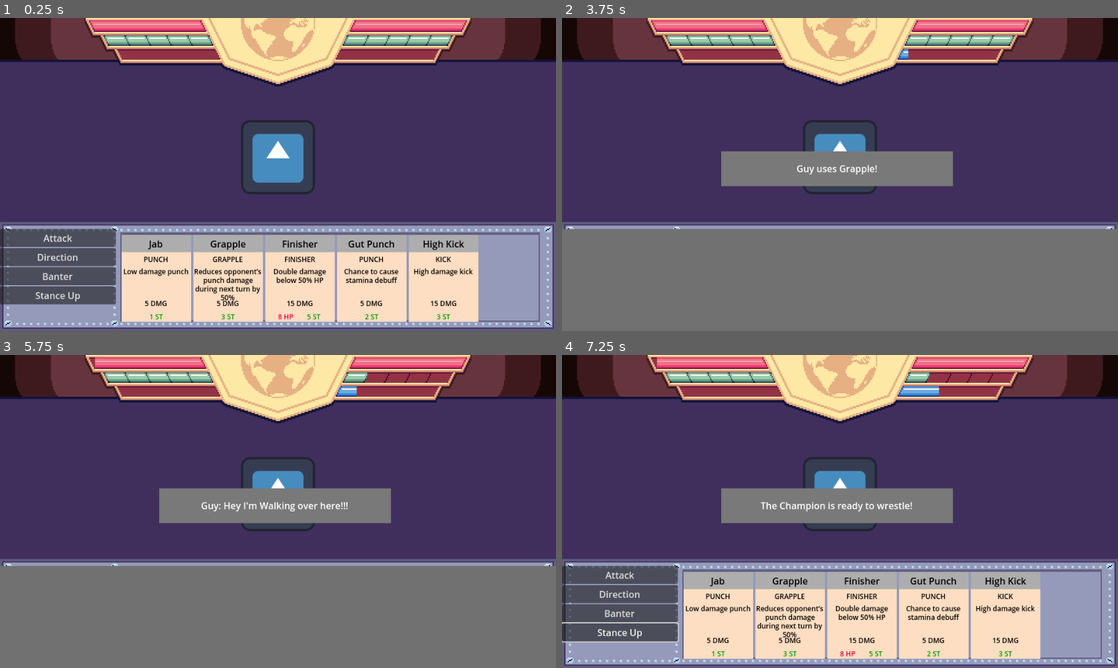
Above: before the commit, frames 1-4 (two rows, left to right).
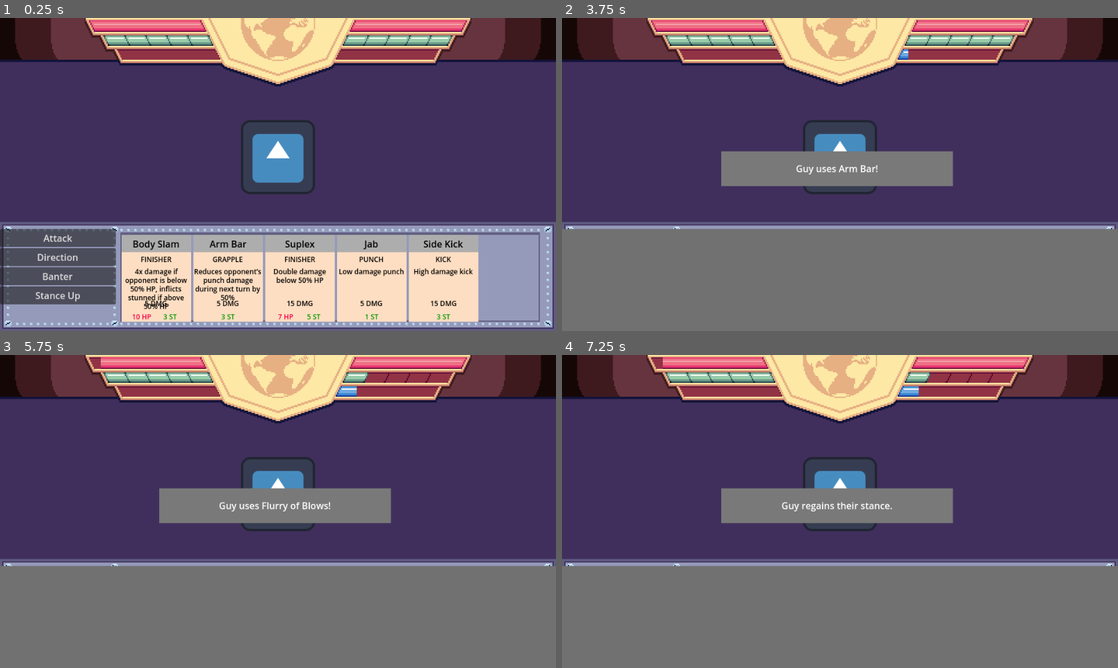
Above: after the commit, the same moments.

Repository: rakthalekk/JameGamWinter2024
Game: Godot game, scene res://src/main.tscn
The game is run twice, just before and just after one commit, with the same random seed, the same clock (stepped at 60 frames per second) and the same inputs. The engine's default icon, where the game draws it, is replaced by a stand-in: a white triangle on a blue panel in a dark square.
Inputs:
- Up to frame 1 (0.25 s): no input
- Up to frame 2 (3.75 s): click "Stance Up" at 0.5 s; click "Attack" at 1.25 s; click "Direction" at 2 s; click "Banter" at 2.75 s; click "Attack" at 3.5 s
- Up to frame 3 (5.75 s): click "Direction" at 4.25 s; click "Banter" at 5 s
- Up to frame 4 (7.25 s): click "Stance Up" at 5.75 s; click "Attack" at 6.5 s

The runs differ from the first frame. In frame 1, 1.5% of the frame differs, in the area x 22-84%, y 71-97%; in frame 2, 0.2%; in frame 3, 0.4%; in frame 4, 31%, in the area x 0-100%, y 0-100%.

Commit message:
most moves working (except flurry)

Diff:
--- a/src/card_data.gd
+++ b/src/card_data.gd
@@ -13,3 +13,4 @@
 @export var stamina_debuff_chance : int
 @export var stunned_chance : int
 @export var unpopular_chance : int
+@export var low_health_damage_multiplier : int
--- a/src/card_database.tscn
+++ b/src/card_database.tscn
@@ -16,8 +16,26 @@
 damage = 5
 stamina_cost = 1
 
+[node name="Cross" type="Sprite2D" parent="."]
+position = Vector2(249, 58)
+texture = ExtResource("2_spled")
+script = ExtResource("3_42tp3")
+display_name = "Cross"
+description = "Low damage punch, extra damage after another punch"
+damage = 5
+stamina_cost = 1
+
+[node name="Hook" type="Sprite2D" parent="."]
+position = Vector2(415, 58)
+texture = ExtResource("2_spled")
+script = ExtResource("3_42tp3")
+display_name = "Hook"
+description = "Hidh damage punch"
+damage = 12
+stamina_cost = 2
+
 [node name="GutPunch" type="Sprite2D" parent="."]
-position = Vector2(247, 56)
+position = Vector2(585, 57)
 texture = ExtResource("2_spled")
 script = ExtResource("3_42tp3")
 display_name = "Gut Punch"
@@ -27,7 +45,7 @@
 stamina_debuff_chance = 66
 
 [node name="Uppercut" type="Sprite2D" parent="."]
-position = Vector2(418, 52)
+position = Vector2(756, 53)
 texture = ExtResource("2_spled")
 script = ExtResource("3_42tp3")
 display_name = "Uppercut"
@@ -37,7 +55,7 @@
 stunned_chance = 33
 
 [node name="Feint" type="Sprite2D" parent="."]
-position = Vector2(573, 55)
+position = Vector2(911, 56)
 texture = ExtResource("2_spled")
 script = ExtResource("3_42tp3")
 display_name = "Feint"
@@ -47,17 +65,17 @@
 unpopular_chance = 50
 
 [node name="FlurryOfBlows" type="Sprite2D" parent="."]
-position = Vector2(719, 57)
+position = Vector2(1057, 58)
 texture = ExtResource("2_spled")
 script = ExtResource("3_42tp3")
 display_name = "Flurry of Blows"
 description = "Deals damage based on how many punches have been used"
 
-[node name="HighKick" type="Sprite2D" parent="."]
+[node name="SideKick" type="Sprite2D" parent="."]
 position = Vector2(81, 216)
 texture = ExtResource("2_spled")
 script = ExtResource("3_42tp3")
-display_name = "High Kick"
+display_name = "Side Kick"
 type = 1
 description = "High damage kick"
 damage = 15
@@ -85,68 +103,129 @@
 stamina_cost = 4
 stamina_debuff_chance = 33
 
-[node name="Grapple" type="Sprite2D" parent="."]
+[node name="FlyingKick" type="Sprite2D" parent="."]
+position = Vector2(582, 222)
+texture = ExtResource("2_spled")
+script = ExtResource("3_42tp3")
+display_name = "Flying Kick"
+type = 1
+description = "High damage kick"
+damage = 17
+stamina_cost = 5
+
+[node name="CraneKick" type="Sprite2D" parent="."]
+position = Vector2(731, 222)
+texture = ExtResource("2_spled")
+script = ExtResource("3_42tp3")
+display_name = "Crane Kick"
+type = 1
+description = "Small chance to inflict stamina debuff or stunned"
+damage = 10
+stamina_cost = 5
+stamina_debuff_chance = 33
+stunned_chance = 33
+
+[node name="ArmBar" type="Sprite2D" parent="."]
 position = Vector2(88, 368)
 texture = ExtResource("2_spled")
 script = ExtResource("3_42tp3")
-display_name = "Grapple"
+display_name = "Arm Bar"
 type = 2
 description = "Reduces opponent’s punch damage during next turn by 50%"
 damage = 5
 stamina_cost = 3
 
-[node name="Grapple2" type="Sprite2D" parent="."]
+[node name="LegLock" type="Sprite2D" parent="."]
 position = Vector2(256, 370)
 texture = ExtResource("2_spled")
 script = ExtResource("3_42tp3")
-display_name = "Grapple 2"
+display_name = "Leg Lock"
 type = 2
 description = "Reduces opponent’s kick damage during next turn by 50%"
 damage = 5
 stamina_cost = 3
 
-[node name="Grapple3" type="Sprite2D" parent="."]
+[node name="Chokehold" type="Sprite2D" parent="."]
 position = Vector2(415, 371)
 texture = ExtResource("2_spled")
 script = ExtResource("3_42tp3")
-display_name = "Grapple 3"
+display_name = "Chokehold"
 type = 2
 description = "Reduces opponent’s finisher damage during next turn by 50%"
 damage = 10
 stamina_cost = 5
 
-[node name="Finisher" type="Sprite2D" parent="."]
+[node name="FullNelson" type="Sprite2D" parent="."]
+position = Vector2(582, 368)
+texture = ExtResource("2_spled")
+script = ExtResource("3_42tp3")
+display_name = "Full Nelson"
+type = 2
+description = "Inflicts stamina debuff on opponent"
+damage = 5
+stamina_cost = 5
+stamina_debuff_chance = 100
+
+[node name="Suplex" type="Sprite2D" parent="."]
 position = Vector2(93, 518)
 texture = ExtResource("2_spled")
 script = ExtResource("3_42tp3")
-display_name = "Finisher"
+display_name = "Suplex"
 type = 3
 description = "Double damage below 50% HP"
 damage = 15
-health_cost = 8
-stamina_cost = 5
-
-[node name="Finisher2" type="Sprite2D" parent="."]
+health_cost = 7
+stamina_cost = 5
+low_health_damage_multiplier = 2
+
+[node name="Gutbuster" type="Sprite2D" parent="."]
 position = Vector2(256, 518)
 texture = ExtResource("2_spled")
 script = ExtResource("3_42tp3")
-display_name = "Finisher 2"
+display_name = "Gutbuster"
 type = 3
 description = "Double damage and stamina debuff inflicted below 50% HP"
 damage = 10
 health_cost = 5
 stamina_cost = 5
-
-[node name="Finisher3" type="Sprite2D" parent="."]
+low_health_damage_multiplier = 2
+
+[node name="BodySlam" type="Sprite2D" parent="."]
 position = Vector2(415, 517)
 texture = ExtResource("2_spled")
 script = ExtResource("3_42tp3")
-display_name = "Finisher 3"
-type = 3
-description = "D4x damage if enemy is below 50% HP, inflicts stunned if above 50% HP"
+display_name = "Body Slam"
+type = 3
+description = "4x damage if opponent is below 50% HP, inflicts stunned if above 50% HP"
 damage = 5
 health_cost = 10
 stamina_cost = 3
+low_health_damage_multiplier = 4
+
+[node name="Piledriver" type="Sprite2D" parent="."]
+position = Vector2(586, 519)
+texture = ExtResource("2_spled")
+script = ExtResource("3_42tp3")
+display_name = "Piledriver"
+type = 3
+description = "4x damage if opponent is below 50% HP, inflicts stunned if above 50% HP"
+damage = 12
+health_cost = 5
+stamina_cost = 4
+low_health_damage_multiplier = 2
+
+[node name="Headscissor" type="Sprite2D" parent="."]
+position = Vector2(755, 518)
+texture = ExtResource("2_spled")
+script = ExtResource("3_42tp3")
+display_name = "Headscissor"
+type = 3
+description = "4x damage if opponent is below 50% HP, inflicts stunned if above 50% HP"
+damage = 5
+health_cost = 10
+stamina_cost = 4
+stunned_chance = 66
+low_health_damage_multiplier = 3
 
 [node name="Oversell" type="Sprite2D" parent="."]
 position = Vector2(93, 663)
@@ -172,5 +251,7 @@
 script = ExtResource("3_42tp3")
 display_name = "Throw the Match"
 type = 4
-description = "Inflicts Stamina debuff and unpopular"
+description = "Inflicts Stamina debuff, unpopular, and -30% SP penalty on opponent"
 sp_cost = 100
+stamina_debuff_chance = 100
+unpopular_chance = 100
--- a/src/main.gd
+++ b/src/main.gd
@@ -2,6 +2,8 @@
 
 const MAX_STAMINA = 5
 const MAX_SP = 100
+
+var consecutive_punches = 0
 
 var game_over = false
 
@@ -70,14 +72,7 @@
 			card.queue_free()
 
 	%StatusText.text = active_wrestler.display_name + " uses " + card_data.display_name + "!"
-	%StatusPopup.show()
-	if active_wrestler == player:
-		%TheBlocker.show()
-
-	await get_tree().create_timer(1).timeout
-	%StatusPopup.hide()
-	if active_wrestler == player:
-		%TheBlocker.hide()
+	await display_status_text()
 
 	active_wrestler.hp -= card_data.health_cost
 	active_wrestler.stamina -= card_data.stamina_cost
@@ -88,17 +83,98 @@
 		active_wrestler.sp = min(MAX_SP, active_wrestler.sp + 10)
 
 	# Additional effects for cards that can't be generalized to data
-	check_special_effects(card_data)
-
+	await check_special_effects(card_data)
+
+	var damage = calculate_damage(card_data)
+	active_wrestler.opponent.hp = max(0, active_wrestler.opponent.hp - damage)
+
+	update_bars()
+
+	await check_debuff_rolls(card_data)
+
+	await check_damage_reduction(card_data)
+
+	update_bars()
+
+	var flurry_punch = CardDatabase.get_card_by_name("FlurryOfBlows")
+	if card_data.type == CardData.CARDTYPE.PUNCH && card_data != flurry_punch:
+		consecutive_punches += 1
+
+		# Adds flurry punch to the wrestler's deck after using a punch
+		if !active_wrestler.hand.has(flurry_punch):
+			active_wrestler.hand.append(flurry_punch)
+			if active_wrestler == player:
+				var flurry_card = CARD.instantiate() as Card
+				flurry_card.populate_from_data(flurry_punch)
+				flurry_card.root = self
+				%Cards.add_child(flurry_card)
+	else:
+		clear_flurry_punch()
+
+	check_game_end()
+
+
+func clear_flurry_punch():
+	consecutive_punches = 0
+	var flurry_punch = CardDatabase.get_card_by_name("FlurryOfBlows")
+	if active_wrestler.hand.has(flurry_punch):
+		active_wrestler.hand.erase(flurry_punch)
+
+		for card in %Cards.get_children():
+			if card.card_data == flurry_punch:
+				card.queue_free()
+				return
+
+
+func calculate_damage(card_data: CardData) -> int:
 	var damage = card_data.damage
+
+	# Special conditions for punch moves
+	if card_data.display_name == "Cross" && consecutive_punches > 0:
+		damage += 2
+	elif card_data.display_name == "Flurry of Blows":
+		damage = 3 * (consecutive_punches - 1)
+
+	# Oversold buff doubles damage dealt
 	if damage > 0 && active_wrestler.oversold:
 		damage *= 2
 		active_wrestler.oversold = false
 
-	active_wrestler.opponent.hp = max(0, active_wrestler.opponent.hp - damage)
-
-	update_bars()
-
+	# Reduces damage based on the opponent's resistance
+	if card_data.type == CardData.CARDTYPE.PUNCH:
+		damage *= (1 - active_wrestler.opponent.punch_damage_reduction)
+	elif card_data.type == CardData.CARDTYPE.KICK:
+		damage *= (1 - active_wrestler.opponent.kick_damage_reduction)
+	elif card_data.type == CardData.CARDTYPE.FINISHER:
+		damage *= (1 - active_wrestler.opponent.finisher_damage_reduction)
+
+	# Applies damage multiplier of grapples when opponent is at low HP
+	if card_data.low_health_damage_multiplier > 0 && active_wrestler.opponent.hp <= 50:
+		damage *= card_data.low_health_damage_multiplier
+
+	return damage
+
+
+func check_special_effects(card_data: CardData):
+	match card_data.display_name:
+		"Oversell":
+			active_wrestler.oversold = true
+		"Second Wind":
+			active_wrestler.hp = min(active_wrestler.max_hp, active_wrestler.hp + 25)
+		"Throw the Match":
+			active_wrestler.opponent.sp = max(0, active_wrestler.opponent.sp - 30)
+		"Gutbuster":
+			if active_wrestler.opponent.hp <= 50:
+				active_wrestler.opponent.next_turn_stamina = false
+				active_wrestler.opponent.stamina = max(0, active_wrestler.opponent.stamina - 2)
+				await debuff_text(active_wrestler.opponent.display_name, "Stamina Debuff")
+		"Body Slam":
+			if active_wrestler.opponent.hp >= 50:
+				active_wrestler.opponent.stunned = true
+				await debuff_text(active_wrestler.opponent.display_name, "Stunned")
+
+
+func check_debuff_rolls(card_data: CardData):
 	if randi_range(0, 99) < card_data.stamina_debuff_chance:
 		active_wrestler.opponent.next_turn_stamina = false
 		active_wrestler.opponent.stamina = max(0, active_wrestler.opponent.stamina - 2)
@@ -112,26 +188,38 @@
 		active_wrestler.unpopular = true
 		await debuff_text(active_wrestler.opponent.display_name, "Unpopular")
 
-	update_bars()
-
-	check_game_end()
-
-
-func check_special_effects(card_data: CardData):
+
+func check_damage_reduction(card_data: CardData):
 	match card_data.display_name:
-		"Oversell":
-			active_wrestler.oversold = true
+		"Grapple":
+			active_wrestler.punch_damage_reduction = 0.5
+			await damage_reduction_text(active_wrestler.display_name, "Punches")
+		"Grapple 2":
+			active_wrestler.kick_damage_reduction = 0.5
+			await damage_reduction_text(active_wrestler.display_name, "Kicks")
+		"Grapple 3":
+			active_wrestler.finisher_damage_reduction = 0.5
+			await damage_reduction_text(active_wrestler.display_name, "Finishers")
+
+
+func display_status_text(disable_blocker: bool = true, time: int = 1):
+	%StatusPopup.show()
+	%TheBlocker.show()
+
+	await get_tree().create_timer(time).timeout
+	%StatusPopup.hide()
+	if disable_blocker && active_wrestler == player:
+		%TheBlocker.hide()
 
 
 func debuff_text(wrestler: String, debuff: String):
 	%StatusText.text = wrestler + " is inflicted with " + debuff + "!"
-	%StatusPopup.show()
-	%TheBlocker.show()
-
-	await get_tree().create_timer(1).timeout
-	%StatusPopup.hide()
-	if active_wrestler == player:
-		%TheBlocker.hide()
+	await display_status_text()
+
+
+func damage_reduction_text(wrestler: String, type: String):
+	%StatusText.text = wrestler + " is protected against " + type + "!"
+	await display_status_text()
 
 
 func check_game_end():
@@ -150,25 +238,25 @@
 
 func change_turn():
 	check_game_end()
+	clear_flurry_punch()
 
 	if active_wrestler == player:
 		active_wrestler = opponent
 		player.reset_penalties()
+		opponent.reset_buffs()
 		$AnimationPlayer.play("obscure")
 	else:
 		active_wrestler = player
 		opponent.reset_penalties()
+		player.reset_buffs()
 		_on_play_card_pressed()
 		$AnimationPlayer.play("unobscure")
 
+	#clear_flurry_punch()
 	draw_new_hand()
 
 	%StatusText.text = active_wrestler.display_name + " is ready to wrestle!"
-	%StatusPopup.show()
-	%TheBlocker.show()
-
-	await get_tree().create_timer(2).timeout
-	%StatusPopup.hide()
+	await display_status_text(false, 2)
 
 	# Wrestler gains 1 stamina upon starting their turn
 	if active_wrestler.next_turn_stamina:
@@ -206,11 +294,7 @@
 
 func banter(text):
 	%StatusText.text = active_wrestler.display_name + ": " + text
-	%StatusPopup.show()
-	%TheBlocker.show()
-
-	await get_tree().create_timer(1).timeout
-	%StatusPopup.hide()
+	await display_status_text(false)
 
 	active_wrestler.sp = min(MAX_SP, active_wrestler.sp + 20)
 	update_bars()
@@ -219,11 +303,7 @@
 
 func stance_up():
 	%StatusText.text = active_wrestler.display_name + " regains their stance."
-	%StatusPopup.show()
-	%TheBlocker.show()
-
-	await get_tree().create_timer(1).timeout
-	%StatusPopup.hide()
+	await display_status_text(false)
 
 	active_wrestler.stamina = min(MAX_STAMINA, active_wrestler.stamina + 2)
 	update_bars()
@@ -248,11 +328,7 @@
 
 func _on_banter_button_pressed():
 	%StatusText.text = active_wrestler.display_name + ": im a crowd pleaser!!!!"
-	%StatusPopup.show()
-	%TheBlocker.show()
-
-	await get_tree().create_timer(1).timeout
-	%StatusPopup.hide()
+	await display_status_text(false)
 
 	active_wrestler.sp = min(MAX_SP, active_wrestler.sp + 30)
 	update_bars()
@@ -261,11 +337,7 @@
 
 func _on_banter_button_2_pressed():
 	%StatusText.text = active_wrestler.display_name + ": your a crowd loser!!!!"
-	%StatusPopup.show()
-	%TheBlocker.show()
-
-	await get_tree().create_timer(1).timeout
-	%StatusPopup.hide()
+	await display_status_text(false)
 
 	active_wrestler.opponent.can_gain_sp = false
 	if randf() > 0.5:
--- a/src/main.tscn
+++ b/src/main.tscn
@@ -315,8 +315,8 @@
 anchor_right = 1.0
 anchor_bottom = 1.0
 offset_top = 178.0
-offset_right = 960.0
-offset_bottom = 356.0
+offset_right = 5760.0
+offset_bottom = 1236.0
 grow_horizontal = 2
 grow_vertical = 2
 color = Color(0.443137, 0.443137, 0.443137, 1)
--- a/src/opponent.gd
+++ b/src/opponent.gd
@@ -11,11 +11,11 @@
 	var action: CardData = null
 
 	# If the opponent has full SP, attempt to use a direction
-	if sp == 100:
+	if sp == 100 && !unpopular:
 		action = try_pick_direction()
 
 	# If the opponent has at least 4 stamina or a coin flip succeeds, and a direction has not been selected, attempt to attack
-	if action == null && (stamina >= 4 || randf() < 0.5):
+	if action == null && (stamina >= 4 || randf() < 0.5) && !stunned:
 		action = try_pick_attack()
 
 	if action != null:
--- a/src/wrestler.gd
+++ b/src/wrestler.gd
@@ -19,6 +19,9 @@
 var unpopular = false
 
 var oversold = false
+var punch_damage_reduction = 0
+var kick_damage_reduction = 0
+var finisher_damage_reduction = 0
 
 var attack_list : Array[CardData]
 var direction_list : Array[CardData]
@@ -55,6 +58,12 @@
 	unpopular = false
 
 
+func reset_buffs():
+	punch_damage_reduction = 0
+	kick_damage_reduction = 0
+	finisher_damage_reduction = 0
+
+
 func get_random_hand():
 	deck.shuffle()
 
--- a/src/wrestler_database.tscn
+++ b/src/wrestler_database.tscn
@@ -12,15 +12,15 @@
 texture = ExtResource("2_i7lpa")
 script = ExtResource("1_5xqm4")
 display_name = "The Champion"
-max_hp = 200
-attack_list = Array[String](["Jab", "HighKick", "Grapple", "Finisher", "GutPunch"])
-direction_list = Array[String](["Oversell"])
+max_hp = 100
+attack_list = Array[String](["Jab", "SideKick", "ArmBar", "Suplex", "GutPunch", "BodySlam"])
+direction_list = Array[String](["Oversell", "SecondWind", "ThrowTheMatch"])
 
 [node name="Guy" type="Sprite2D" parent="."]
 position = Vector2(313, 76)
 texture = ExtResource("2_i7lpa")
 script = ExtResource("1_5xqm4")
 display_name = "Guy"
-max_hp = 200
-attack_list = Array[String](["Jab", "Grapple"])
+max_hp = 100
+attack_list = Array[String](["Jab", "ArmBar"])
 direction_list = Array[String](["Oversell"])
